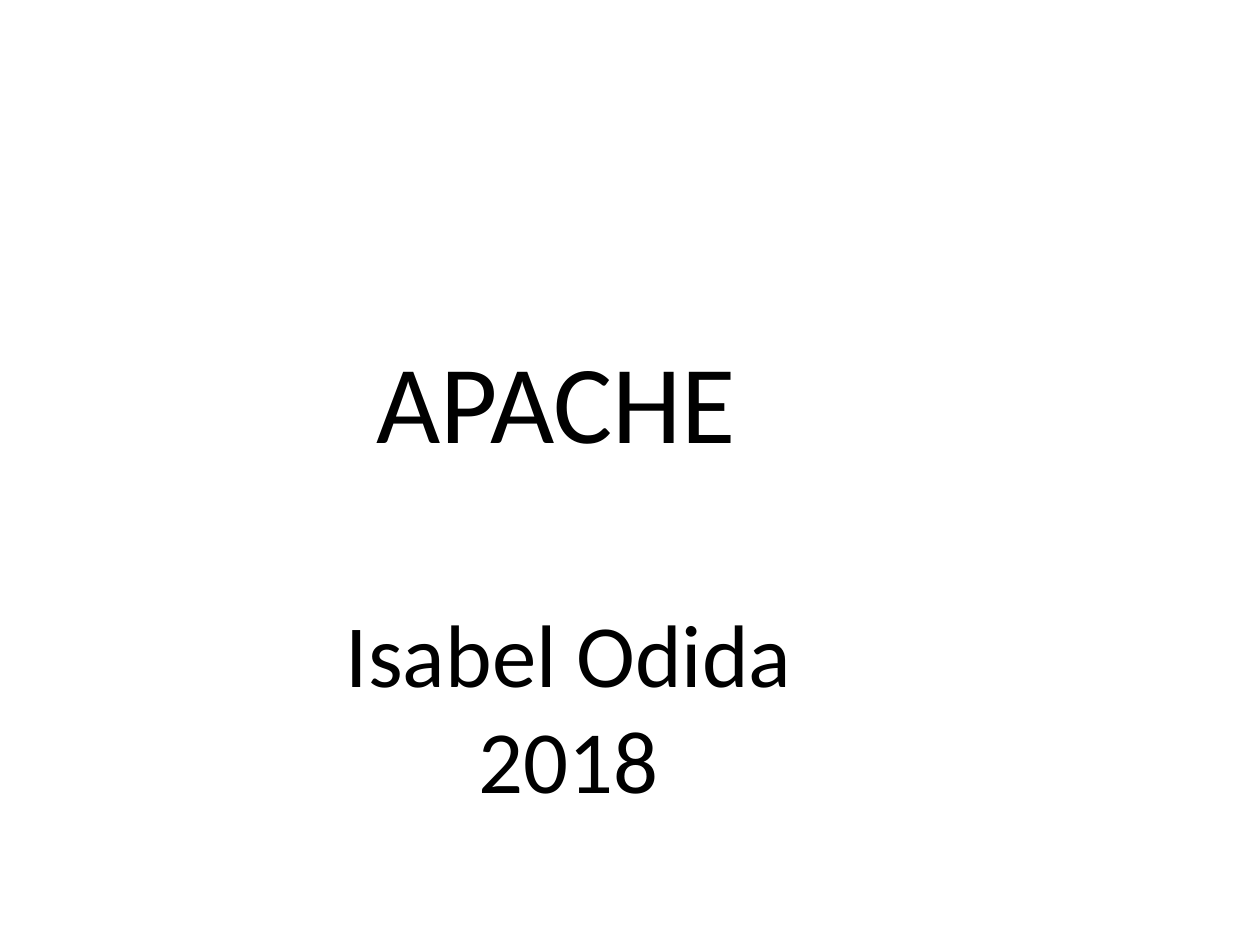
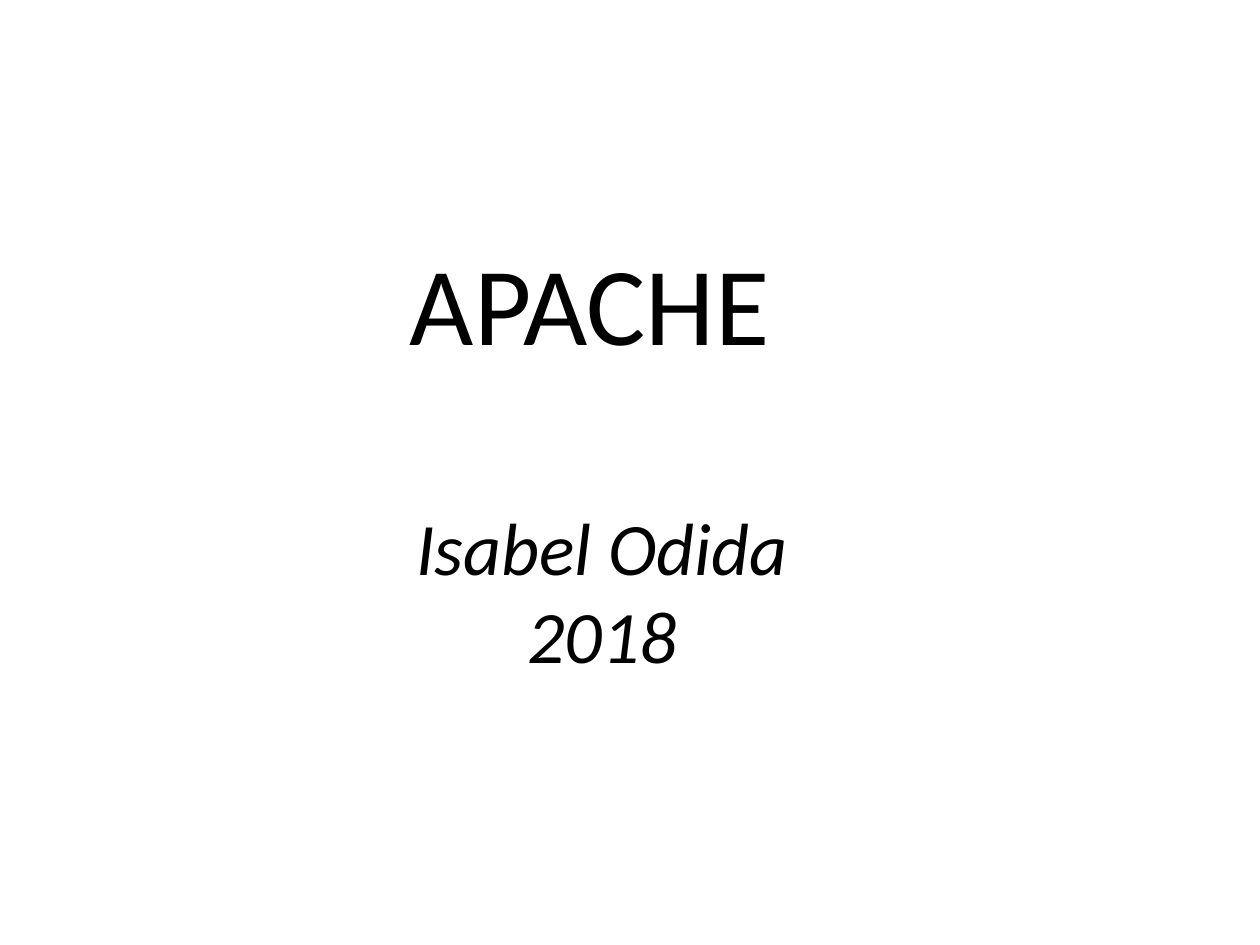
Before and after one commit to afnog/sse, a slide deck: slide 1 of apache/Apachepresentation.pptx. Drawn at 1260x945 pixels with LibreOffice and Linux fonts; fonts in the diff are those of the drawing. Boxes give left, top, right and bottom in pixels: in the first picture for what was removed or moved away, otherwise in the second. Text is boxed around its words. In the diff, an @@ line names an element or a change of style, - is before the commit and + after.

Commit message:
/ ‘apache/Apachepresentation.pptx’

```diff
--- a/apache/Apachepresentation.pptx
+++ b/apache/Apachepresentation.pptx
@@ text "APACHE": place and size @@
-text "APACHE" at (346,371,792,794)
+text "APACHE" at (410,273,788,664)
@@ text at (416,523,788,664): size 48 to 40 pt, italic on in "Isabel Odida", "2018" @@
```
